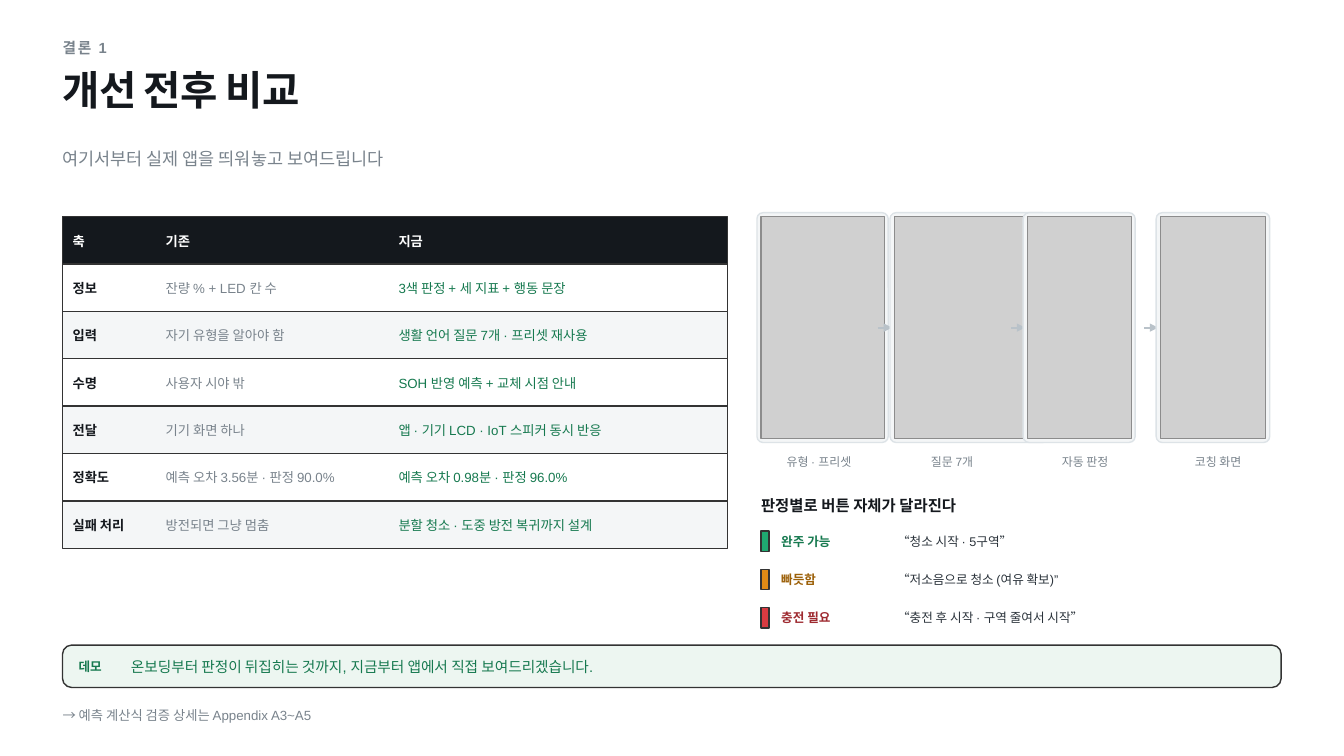
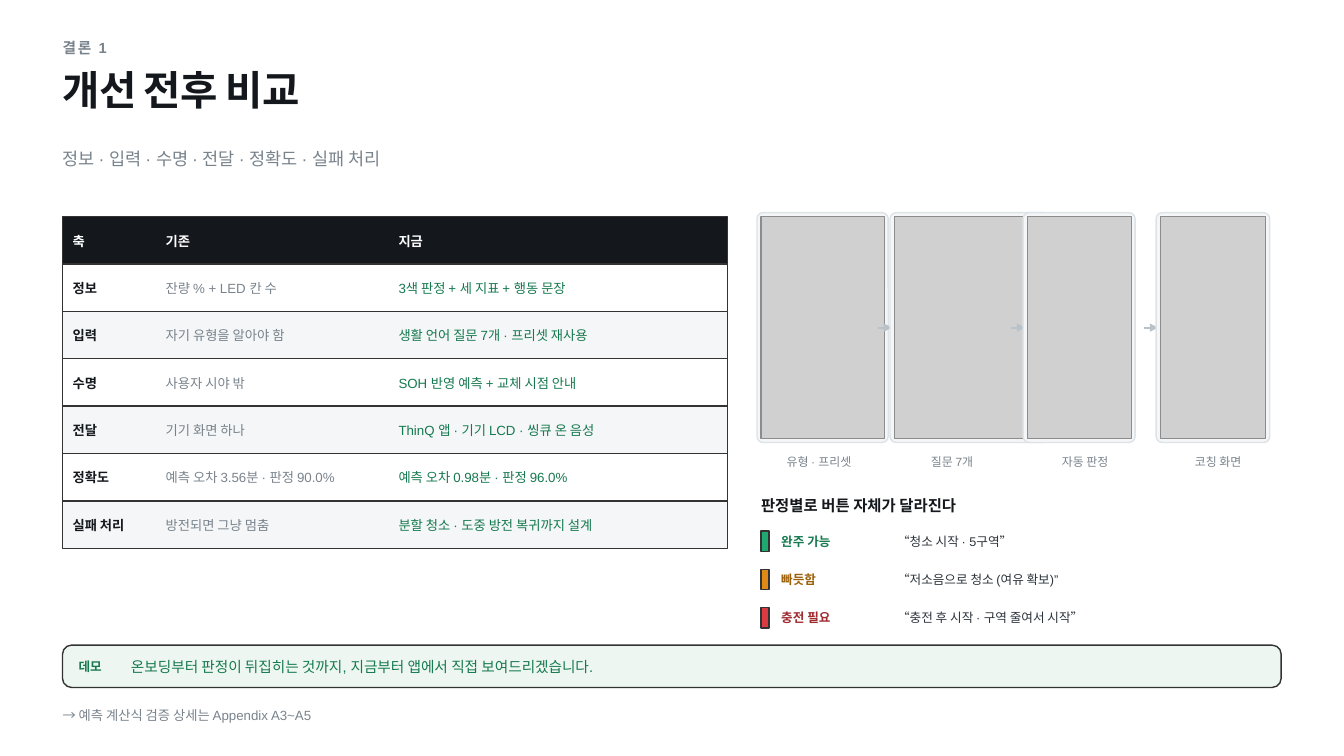
Before and after one commit to brothrone/a, a slide deck: slide 9 of 발표자료_배터리코칭.pptx. Drawn at 1344x756 pixels with LibreOffice and Linux fonts; fonts in the diff are those of the drawing; grey boxes stand for pictures. Boxes give left, top, right and bottom in pixels: in the first picture for what was removed or moved away, otherwise in the second. Text is boxed around its words. In the diff, an @@ line names an element or a change of style, - is before the commit and + after.

```diff
--- a/발표자료_배터리코칭.pptx
+++ b/발표자료_배터리코칭.pptx
@@ text at [63,150,380,167]: text changed @@
-여기서부터 실제 앱을 띄워놓고 보여드립니다
+정보 · 입력 · 수명 · 전달 · 정확도 · 실패 처리
@@ text at [399,424,594,438]: text changed @@
-앱 · 기기 LCD · IoT 스피커 동시 반응
+ThinQ 앱 · 기기 LCD · 씽큐 온 음성
```
Also in this commit, not shown: 14 other slides changed, 7 other files.
